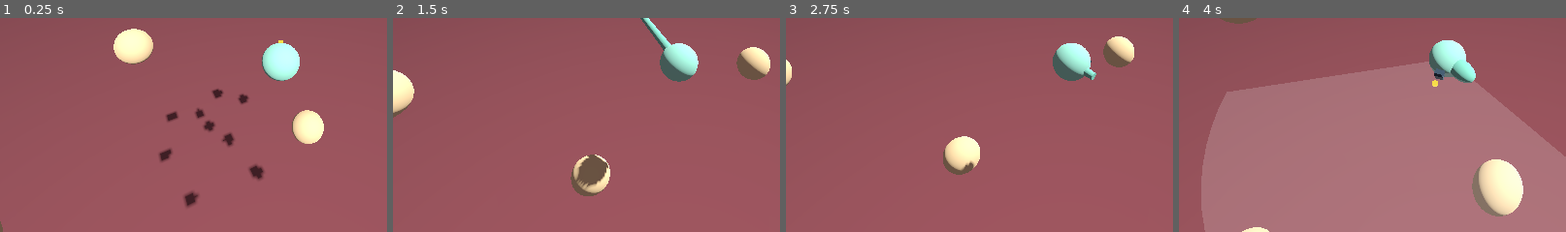
Above: before the commit, frames 1-4 (left to right).
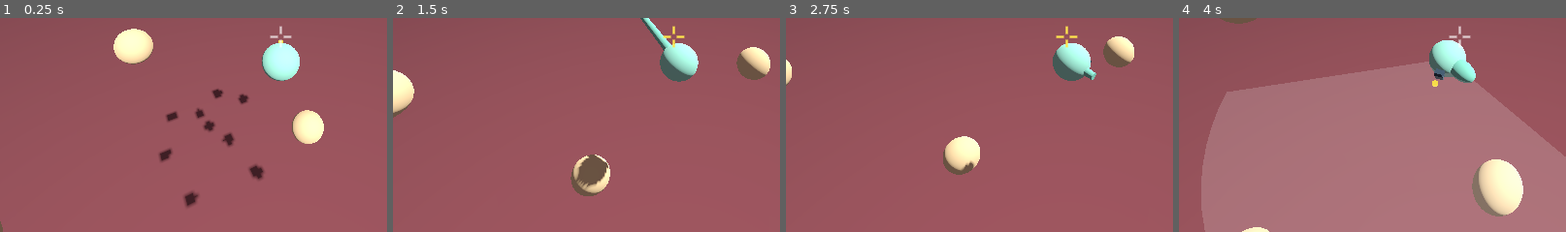
Above: after the commit, the same moments.

Repository: paddypasteur/cellgod
Game: Godot game, scene res://scenes/arena.tscn
The game is run twice, just before and just after one commit, with the same random seed, the same clock (stepped at 60 frames per second) and the same inputs.
Inputs (mouse positions are % of the whole screen's width and height, from its top left):
- Up to frame 1 (0.25 s): no input
- Up to frame 2 (1.5 s): tap Enter at 0.5 s; move the mouse to (72, 44) at 0.52 s; press the mouse at (72, 44) at 0.53 s; hold D (move_right) 0.53-1.28 s; move the mouse to (30, 54) at 1.27 s; release the mouse at (30, 54) at 1.28 s; hold S (move_back) from 1.28 s (still down); click (30, 54) at 1.35 s
- Up to frame 3 (2.75 s): move the mouse to (60, 27) at 2.02 s; release S (move_back) at 2.03 s; press the mouse at (60, 27) at 2.03 s; hold D (move_right) from 2.03 s (still down)
- Up to frame 4 (4 s): move the mouse to (45, 70) at 2.77 s; release D (move_right) at 2.78 s; release the mouse at (45, 70) at 2.78 s; hold W (move_forward) 2.78-3.53 s; click (45, 70) at 2.85 s; move the mouse to (80, 65) at 3.52 s; press the mouse at (80, 65) at 3.53 s; hold A (move_left) from 3.53 s (still down)
The pictures show only the part of the screen within x 14-64%, y 45-95%; the shares and areas given below are measured in that part.

The runs differ from the first frame. In frame 1, 0.1% of the frame differs, in the area x 69-76%, y 3-14%; in frame 2, 0.1%, in the area x 69-76%, y 3-15%; in frame 3, 0.1%; in frame 4, 0.1%.

Commit message:
新增屏幕中心准星，选中目标时变色
Co-Authored-By: Claude Opus 5.5 <noreply@anthropic.com>

Diff:
--- a/scenes/arena.tscn
+++ b/scenes/arena.tscn
@@ -5,6 +5,7 @@
 [ext_resource type="PackedScene" path="res://scenes/training_dummy.tscn" id="3_dummy"]
 [ext_resource type="Script" uid="uid://cqf6g362v56av" path="res://scripts/camera/follow_camera.gd" id="4_camera"]
 [ext_resource type="Script" uid="uid://cl3gsn2gl344q" path="res://scripts/ui/debug_overlay.gd" id="5_overlay"]
+[ext_resource type="Script" path="res://scripts/ui/crosshair.gd" id="6_crosshair"]
 
 [sub_resource type="Environment" id="Env"]
 background_mode = 1
@@ -99,3 +100,16 @@
 offset_top = 12.0
 theme_override_colors/font_outline_color = Color(0, 0, 0, 1)
 theme_override_constants/outline_size = 4
+
+[node name="HUD" type="CanvasLayer" parent="."]
+
+[node name="Crosshair" type="Control" parent="HUD" node_paths=PackedStringArray("player")]
+layout_mode = 3
+anchors_preset = 15
+anchor_right = 1.0
+anchor_bottom = 1.0
+grow_horizontal = 2
+grow_vertical = 2
+mouse_filter = 2
+script = ExtResource("6_crosshair")
+player = NodePath("../../Player")
--- a/scripts/player/player.gd
+++ b/scripts/player/player.gd
@@ -301,6 +301,10 @@
     return best
 
 
+func has_target() -> bool:
+    return _target != null
+
+
 ## 有目标时身体直接转向攻击方向，让"正面"和"打向哪"保持一致，否则小方块指着别处会误导
 func _face_toward(dir: Vector3) -> void:
     var flat_len: float = Vector2(dir.x, dir.z).length()
--- /dev/null
+++ b/scripts/ui/crosshair.gd
@@ -0,0 +1,46 @@
+class_name Crosshair
+extends Control
+## 屏幕中心准星。索敌以"离屏幕中心最近"为准，准星就是告诉玩家中心在哪；
+## 有目标被选中时变色，让玩家不用盯着目标头顶的标记也知道"这一下有人接"。
+
+@export var player: Player
+
+@export_group("外观")
+## 每一臂的长度（像素）
+@export var arm_length_px: float = 10.0
+## 中心留空的半径（像素），留空是为了不挡住正中的目标
+@export var gap_px: float = 5.0
+## 线宽（像素）
+@export var thickness_px: float = 2.0
+## 没有选中目标时的颜色
+@export var color_idle: Color = Color(1.0, 1.0, 1.0, 0.7)
+## 选中目标时的颜色（和目标头顶的标记同色）
+@export var color_targeted: Color = Color(1.0, 0.9, 0.3, 1.0)
+## 画出索敌半径圈，方便调 Player 的 target_screen_radius
+@export var show_target_radius: bool = false
+
+var _targeted: bool = false
+
+
+func _ready() -> void:
+    set_anchors_preset(Control.PRESET_FULL_RECT)
+    # 准星只是显示，不能吃掉鼠标点击
+    mouse_filter = Control.MOUSE_FILTER_IGNORE
+    resized.connect(queue_redraw)
+
+
+func _process(_delta: float) -> void:
+    var targeted: bool = player != null and player.has_target()
+    if targeted != _targeted:
+        _targeted = targeted
+        queue_redraw()
+
+
+func _draw() -> void:
+    var center: Vector2 = size * 0.5
+    var color: Color = color_targeted if _targeted else color_idle
+    for dir: Vector2 in [Vector2.RIGHT, Vector2.LEFT, Vector2.UP, Vector2.DOWN]:
+        draw_line(center + dir * gap_px, center + dir * (gap_px + arm_length_px), color, thickness_px, true)
+    if show_target_radius and player != null:
+        var radius: float = size.y * player.target_screen_radius
+        draw_arc(center, radius, 0.0, TAU, 64, Color(color, 0.3), 1.0, true)
Not shown, added: scripts/ui/crosshair.gd.uid
Not shown, changed: CLAUDE.md
